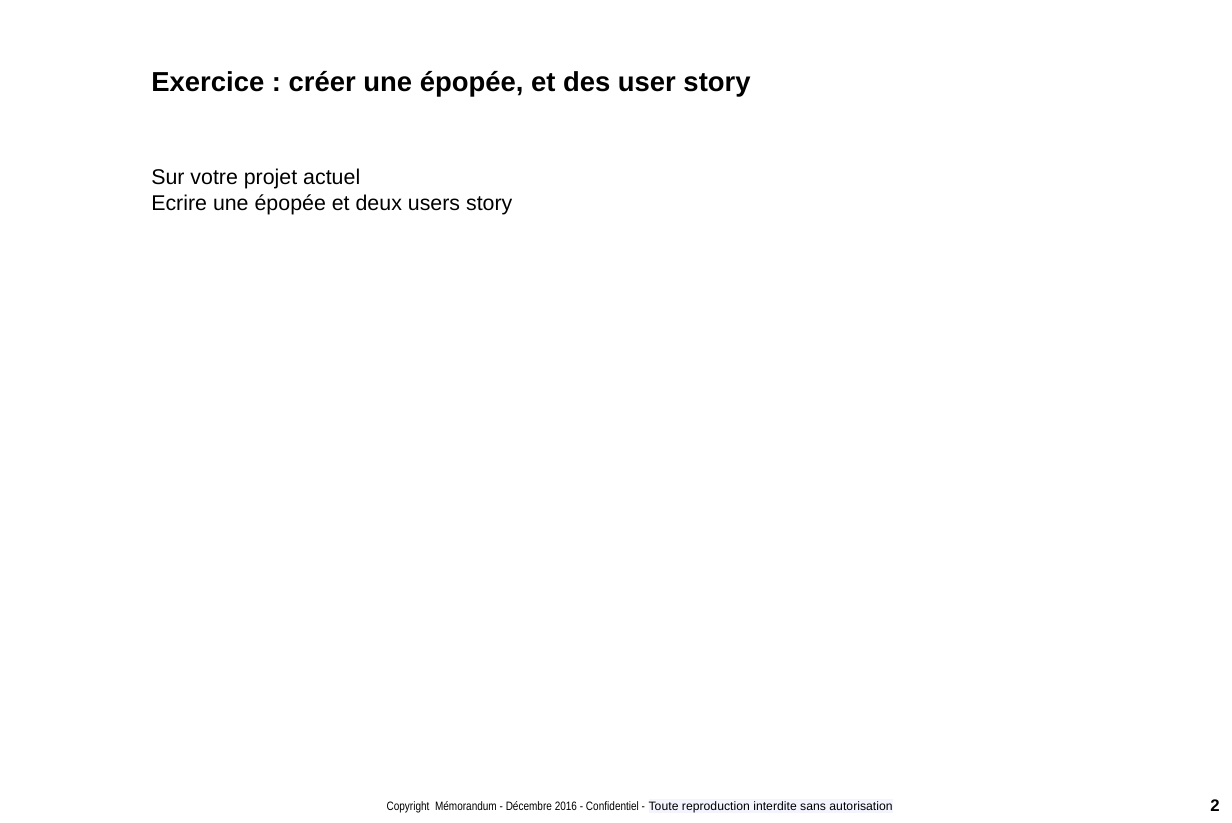
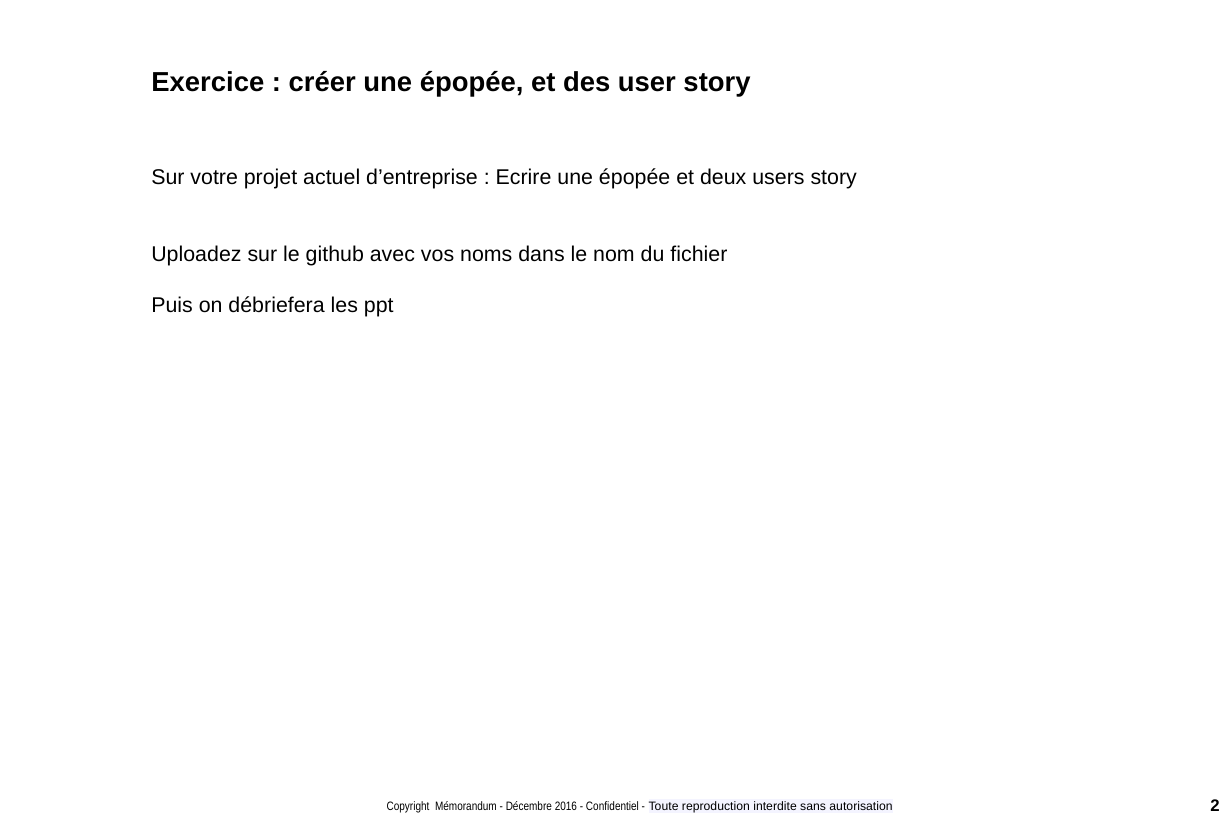
Before and after one commit to romainjouin/scrum, a slide deck: slide 2 of scrum_exercice.pptx. Drawn at 1232x823 pixels with LibreOffice and Linux fonts; fonts in the diff are those of the drawing; background and template pictures are left out. Boxes give left, top, right and bottom in pixels: in the first picture for what was removed or moved away, otherwise in the second. Text is boxed around its words. In the diff, an @@ line names an element or a change of style, - is before the commit and + after.

```diff
--- a/scrum_exercice.pptx
+++ b/scrum_exercice.pptx
@@ text at (151, 168, 857, 317): text changed @@
-Sur votre projet actuel
-Ecrire une épopée et deux users story
+Sur votre projet actuel d’entreprise : Ecrire une épopée et deux users story
+Uploadez sur le github avec vos noms dans le nom du fichier
+Puis on débriefera les ppt
```
Also in this commit, not shown: 3 slides added, 3 slides removed.
